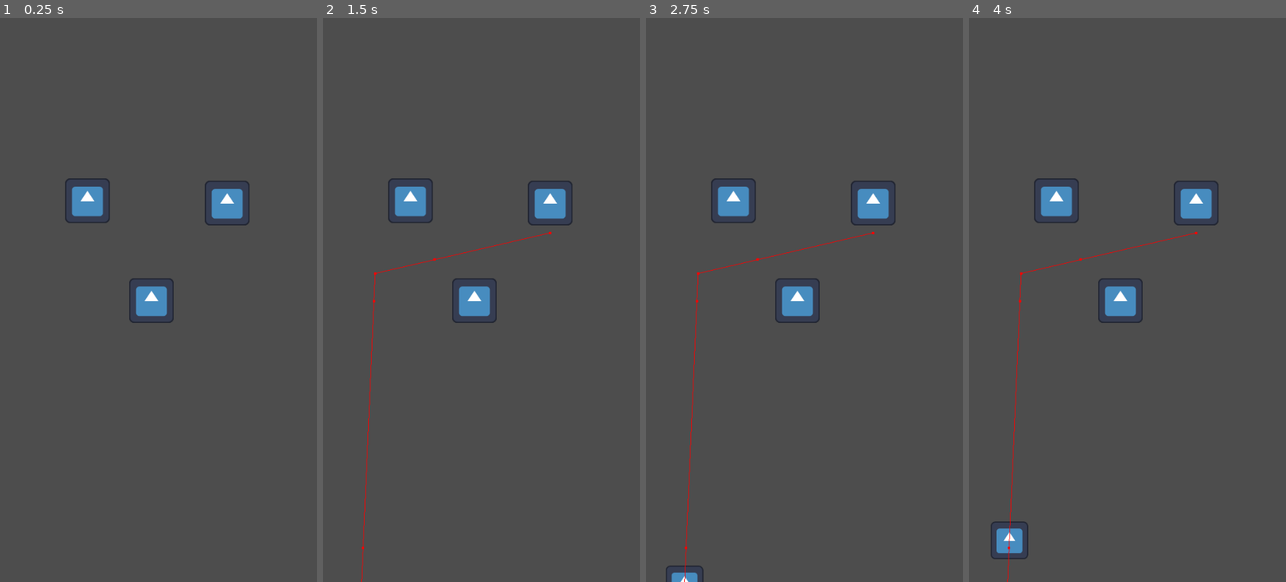
Above: before the commit, frames 1-4 (left to right).
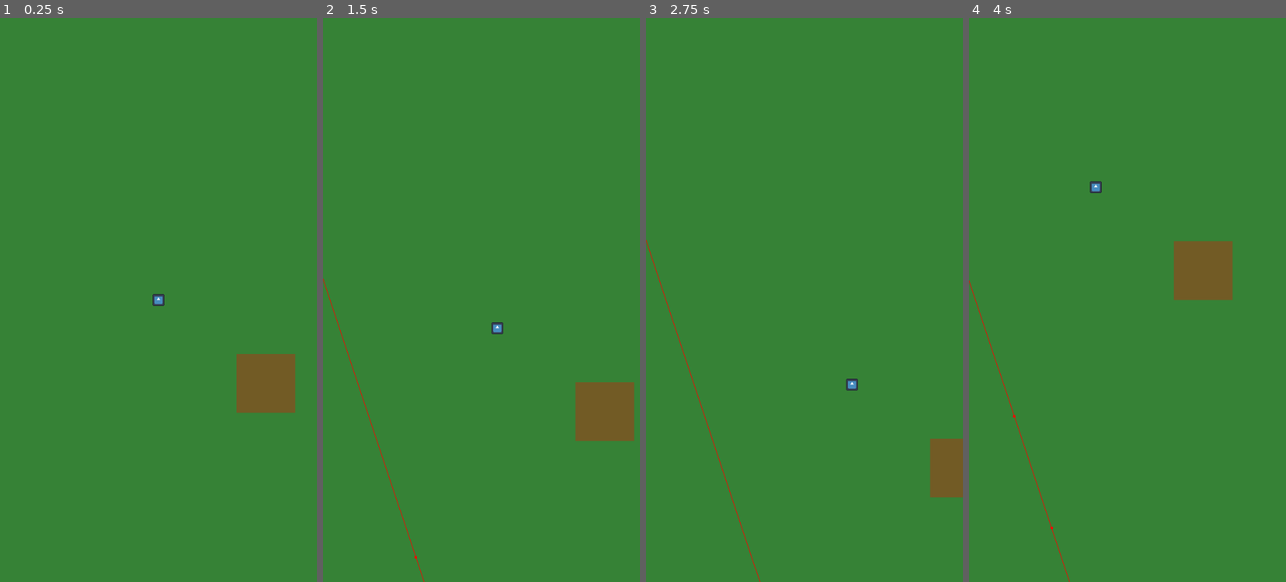
Above: after the commit, the same moments.

Repository: raihanakbr/furry-project
Game: Godot game, scene res://Scenes/test_arcade.tscn
Same seed, same stepped clock (60 frames per second), same inputs: the game is played once before the commit and once after it. The engine's default icon, where the game draws it, is replaced by a stand-in: a white triangle on a blue panel in a dark square.
Inputs (mouse positions are in pixels of both pictures, inside the frame that each line leads up to):
- Up to frame 1 (0.25 s): no input
- Up to frame 2 (1.5 s): tap Enter at 0.5 s; move the mouse to (551, 271) at 0.52 s; click (551, 271) at 0.67 s; tap Space at 1.25 s; drag from (418, 328) to (465, 412) at 1.27 s
- Up to frame 3 (2.75 s): tap Enter at 2 s; move the mouse to (836, 175) at 2.02 s; click (836, 175) at 2.17 s
- Up to frame 4 (4 s): drag from (1111, 412) to (1032, 215) at 2.77 s; move the mouse to (1222, 384) at 3.52 s; click (1222, 384) at 3.67 s

The runs differ from the first frame. In frame 1, 100% of the frame differs, in the area x 0-100%, y 0-100%; in frame 2, 100%; in frame 3, 100%; in frame 4, 100%.

Commit message:
geser layar

Diff:
--- /dev/null
+++ b/Scenes/Arcades/camera.gd
@@ -0,0 +1,59 @@
+extends Camera2D
+
+@export var zoom_speed: float = 0.1
+@export var pan_speed: float = 1.0
+
+@export var can_zoom: bool
+@export var can_pan: bool
+
+var touch_points: Dictionary = {}
+var start_distance
+var start_zoom
+var start_angle
+var current_angle
+
+func _input(event):
+	if event is InputEventScreenTouch:
+		handle_touch(event)
+	elif event is InputEventScreenDrag:
+		handle_drag(event)
+
+func handle_touch(event: InputEventScreenTouch):
+	if event.pressed:
+		touch_points[event.index] = event.position
+	else:
+		touch_points.erase(event.index)
+
+	if touch_points.size() == 2:
+		var touch_point_positions = touch_points.values()
+		start_distance = touch_point_positions[0].distance_to(touch_point_positions[1])
+
+		start_zoom = zoom
+	elif touch_points.size() < 2:
+		start_distance = 0
+
+func handle_drag(event: InputEventScreenDrag):
+	touch_points[event.index] = event.position
+
+	if touch_points.size() == 1:
+		if can_pan:
+			offset -= event.relative * pan_speed / zoom.x
+
+	if touch_points.size() == 2:
+		var touch_points_positions = touch_points.values()
+		var current_distance = touch_points_positions[0].distance_to(touch_points_positions[1])
+
+		var zoom_factor = start_distance / current_distance
+		if can_zoom:
+			zoom = start_zoom / zoom_factor
+		limit_zoom(zoom)
+
+func limit_zoom(new_zoom):
+	if new_zoom.x < 0.1:
+		zoom.x = 0.1
+	if new_zoom.y < 0.1:
+		zoom.y = 0.1
+	if new_zoom.x > 10:
+		zoom.x = 10
+	if new_zoom.y > 10:
+		zoom.y = 10
--- /dev/null
+++ b/Scenes/Arcades/navigation_area.gd
@@ -0,0 +1,67 @@
+extends NavigationRegion2D
+
+func _ready():
+	# Create a new NavigationPolygon
+	var nav_polygon = NavigationPolygon.new()
+
+	# Define the outer points for the polygon (navigable area)
+	var outer_points = [
+		Vector2(-1000, -1000),
+		Vector2(1000, -1000),
+		Vector2(1000, 1000),
+		Vector2(-1000, 1000)
+	]
+
+	# Add the outer points as the main outline
+	var outer_outline = PackedVector2Array(outer_points)
+	nav_polygon.add_outline(outer_outline)
+
+	# Define points for the first hole (non-navigable area)
+	var hole1_points = [
+		Vector2(100, 100),
+		Vector2(200, 100),
+		Vector2(200, 200),
+		Vector2(100, 200)
+	]
+
+	# Add the first hole
+	var hole1_outline = PackedVector2Array(hole1_points)
+	nav_polygon.add_outline(hole1_outline)
+
+	# Define points for the second hole
+	var hole2_points = [
+		Vector2(300, 300),
+		Vector2(400, 300),
+		Vector2(400, 400),
+		Vector2(300, 400)
+	]
+
+	# Add the second hole
+	var hole2_outline = PackedVector2Array(hole2_points)
+	nav_polygon.add_outline(hole2_outline)
+
+	# Build the navigation polygon with holes
+	nav_polygon.make_polygons_from_outlines()
+
+	# Assign the NavigationPolygon to the NavigationRegion2D
+	self.navigation_polygon = nav_polygon
+
+	# Trigger the custom draw function for debugging
+	queue_redraw()
+
+
+# Debug draw to visualize polygons
+func _draw():
+	var outer_color = Color(0, 1, 0, 0.3)  # Green, semi-transparent
+	var hole_color = Color(1, 0, 0, 0.3)   # Red, semi-transparent
+
+	# Create PackedColorArrays for the polygons
+	var outer_color_array = PackedColorArray([outer_color, outer_color, outer_color, outer_color])  # Four vertices, same color
+	var hole_color_array = PackedColorArray([hole_color, hole_color, hole_color, hole_color])    # Four vertices, same color
+
+	# Draw the outer polygon with a PackedColorArray
+	draw_polygon(navigation_polygon.get_outline(0), outer_color_array)
+
+	# Draw the holes (internal polygons) with a PackedColorArray
+	for i in range(1, navigation_polygon.get_outline_count()):
+		draw_polygon(navigation_polygon.get_outline(i), hole_color_array)
--- a/Scenes/test_arcade.gd
+++ b/Scenes/test_arcade.gd
@@ -20,3 +20,7 @@
 
 		# Add the npc instance to the scene as a child
 		add_child(npc_instance)
+
+
+func _on_area_2d_input_event(viewport: Node, event: InputEvent, shape_idx: int) -> void:
+	print(event)
--- a/Scenes/test_arcade.tscn
+++ b/Scenes/test_arcade.tscn
@@ -1,13 +1,14 @@
-[gd_scene load_steps=5 format=3 uid="uid://cmw2wbbmfr4bu"]
+[gd_scene load_steps=8 format=3 uid="uid://cmw2wbbmfr4bu"]
 
 [ext_resource type="Script" path="res://Scenes/test_arcade.gd" id="1_wq508"]
+[ext_resource type="Script" path="res://Scenes/Arcades/navigation_area.gd" id="2_ewnca"]
 [ext_resource type="Texture2D" uid="uid://v5nyxote7yh7" path="res://icon.svg" id="2_w6044"]
 [ext_resource type="Script" path="res://Scenes/Arcades/arcade.gd" id="3_kxyix"]
+[ext_resource type="Script" path="res://Scenes/Arcades/camera.gd" id="5_slw8u"]
 
 [sub_resource type="NavigationPolygon" id="NavigationPolygon_ymmed"]
-vertices = PackedVector2Array(410.867, 456.453, 411.727, 374.047, 413.109, 241.82, 467.148, 46.0938, 483.844, 1100.59, 409.977, 542.227, -14.9297, 50.8984, 57.1719, 248.156, 404.109, 1105.37, 406.289, 896.297, 219.359, 445, 41.5, 371.992, 55.8203, 442.867, 63.7031, 898.359, 67.8203, 1137, -10.9063, 1137, -9, 929.273, 57.1875, 522.477, 82.9375, 898.922, 82.75, 897.141)
-polygons = Array[PackedInt32Array]([PackedInt32Array(0, 1, 2, 3, 4, 5), PackedInt32Array(6, 3, 2, 7), PackedInt32Array(4, 8, 9), PackedInt32Array(5, 4, 9), PackedInt32Array(1, 0, 10, 11), PackedInt32Array(11, 10, 12), PackedInt32Array(13, 14, 15, 16), PackedInt32Array(17, 13, 16, 6, 11), PackedInt32Array(5, 9, 18, 19, 17), PackedInt32Array(17, 19, 13), PackedInt32Array(6, 7, 11), PackedInt32Array(17, 11, 12)])
-outlines = Array[PackedVector2Array]([PackedVector2Array(-19, 930, -25, 41, 477, 36, 494, 1110, 394, 1116, 403, 252, 66, 258), PackedVector2Array(40, 348, 412, 354, 403, 466, 219, 455, 66, 453, 78, 1147, -21, 1147, -14, 383), PackedVector2Array(31, 511, 424, 533, 416, 970, 67, 973)])
+
+[sub_resource type="RectangleShape2D" id="RectangleShape2D_slmmy"]
 
 [node name="Node2D" type="Node2D"]
 script = ExtResource("1_wq508")
@@ -15,21 +16,41 @@
 [node name="NavigationRegion2D" type="NavigationRegion2D" parent="."]
 position = Vector2(33, -8)
 navigation_polygon = SubResource("NavigationPolygon_ymmed")
+script = ExtResource("2_ewnca")
 
 [node name="Sprite2D" type="Sprite2D" parent="."]
-position = Vector2(387, 315)
+position = Vector2(-394, -425)
 scale = Vector2(0.6, 0.6)
 texture = ExtResource("2_w6044")
 script = ExtResource("3_kxyix")
 
 [node name="Sprite2D2" type="Sprite2D" parent="."]
+visible = false
 position = Vector2(258, 481)
 scale = Vector2(0.6, 0.6)
 texture = ExtResource("2_w6044")
 script = ExtResource("3_kxyix")
 
 [node name="Sprite2D3" type="Sprite2D" parent="."]
+visible = false
 position = Vector2(149, 311)
 scale = Vector2(0.6, 0.6)
 texture = ExtResource("2_w6044")
 script = ExtResource("3_kxyix")
+
+[node name="Camera2D" type="Camera2D" parent="."]
+script = ExtResource("5_slw8u")
+can_zoom = true
+can_pan = true
+
+[node name="Area2D" type="Area2D" parent="."]
+
+[node name="CollisionShape2D" type="CollisionShape2D" parent="Area2D"]
+shape = SubResource("RectangleShape2D_slmmy")
+
+[node name="Sprite2D" type="Sprite2D" parent="Area2D"]
+position = Vector2(9.53674e-07, 9.53674e-07)
+scale = Vector2(0.15625, 0.15625)
+texture = ExtResource("2_w6044")
+
+[connection signal="input_event" from="Area2D" to="." method="_on_area_2d_input_event"]
--- a/project.godot
+++ b/project.godot
@@ -23,6 +23,7 @@
 
 window/size/viewport_width=540
 window/size/viewport_height=960
+window/handheld/orientation=1
 
 [input]
 
@@ -32,6 +33,11 @@
 ]
 }
 
+[input_devices]
+
+pointing/emulate_touch_from_mouse=true
+
 [rendering]
 
 renderer/rendering_method="mobile"
+textures/vram_compression/import_etc2_astc=true
Not shown, added: export_presets.cfg
